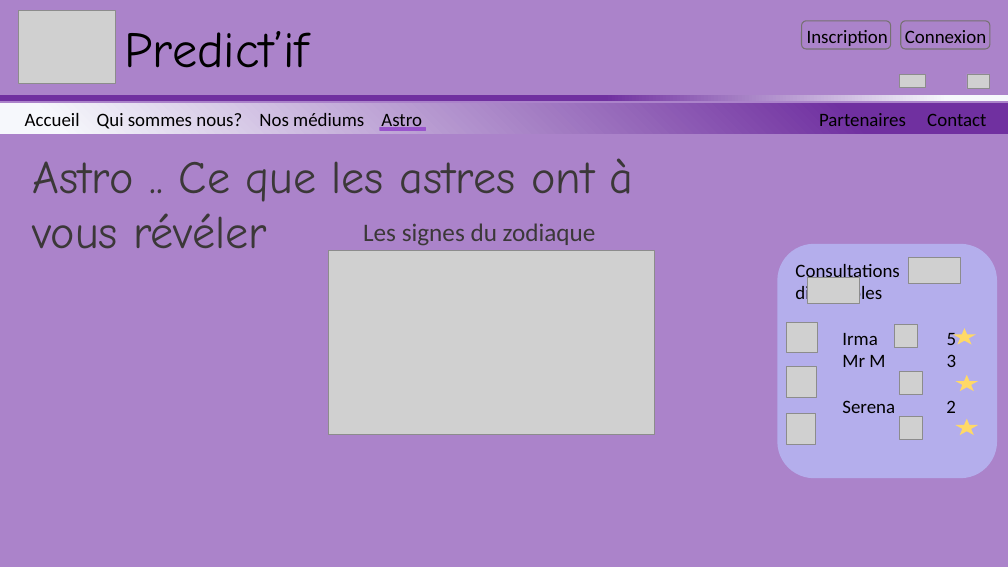
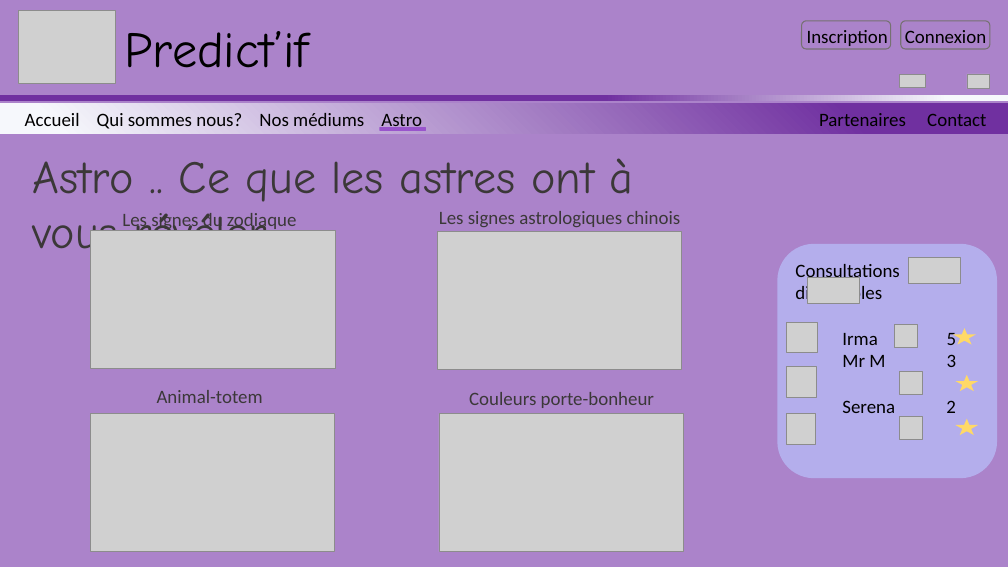
Before and after one commit to Sevla8/PredictIF, a slide deck: slide 4 of specifications/maquettes_IHM/maquette-html.pptx. Drawn at 1008x567 pixels with LibreOffice and Linux fonts; fonts in the diff are those of the drawing; grey boxes stand for pictures; background and template pictures are left out. Boxes give left, top, right and bottom in pixels: in the first picture for what was removed or moved away, otherwise in the second. Text is boxed around its words. In the diff, an @@ line names an element or a change of style, - is before the commit and + after.

```diff
--- a/specifications/maquettes_IHM/maquette-html.pptx
+++ b/specifications/maquettes_IHM/maquette-html.pptx
@@ text "Les signes du zodiaque": place and size @@
-text "Les signes du zodiaque" at (363, 223, 596, 246)
+text "Les signes du zodiaque" at (122, 213, 297, 232)
@@ text "Les signes du zodiaque" at (122, 213, 297, 232): size 24 to 18 pt @@
@@ picture: place and size @@
-picture at (329, 250, 655, 434)
+picture at (91, 231, 335, 369)
@@ picture added at (437, 231, 681, 370) @@
@@ text added at (439, 211, 681, 227), 18 pt, text #3B3838 @@
+Les signes astrologiques chinois
@@ picture added at (91, 414, 335, 552) @@
@@ text added at (157, 390, 263, 403), 18 pt, text #3B3838 @@
+Animal-totem
@@ picture added at (439, 414, 684, 552) @@
@@ text added at (469, 392, 654, 408), 18 pt, text #3B3838 @@
+Couleurs porte-bonheur
```
Also in this commit, not shown: 6 other slides changed, 1 slide added.
